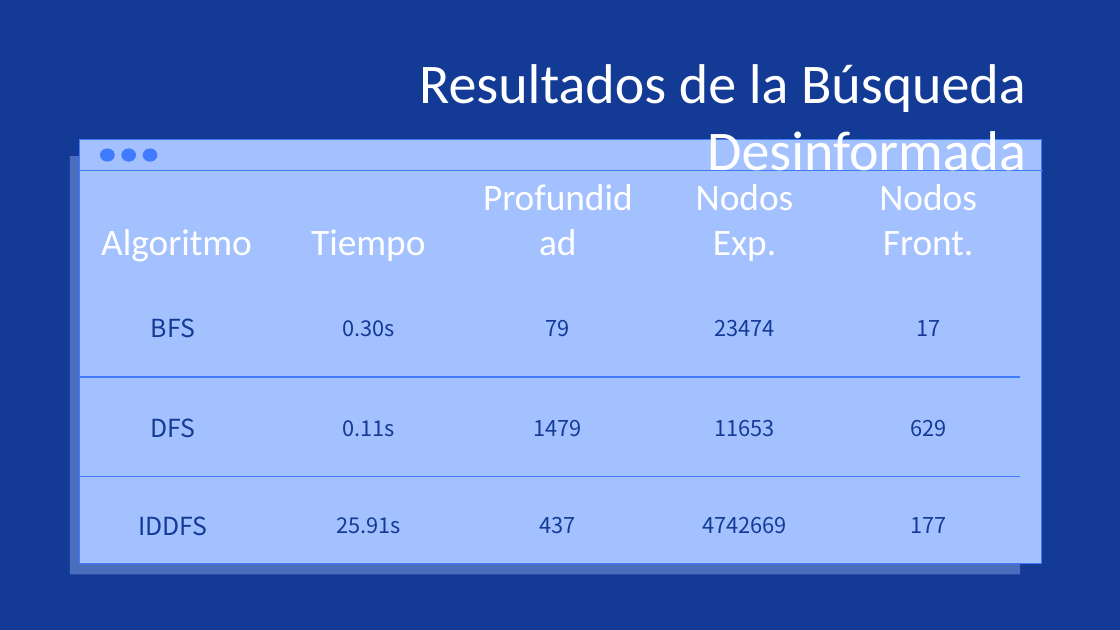
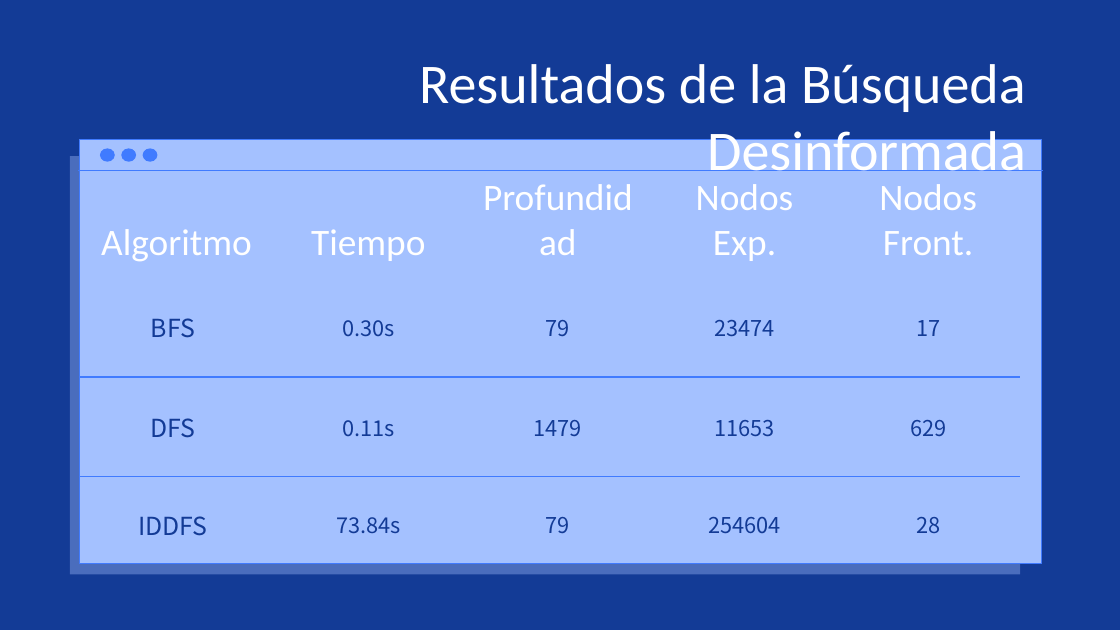
Before and after one commit to tpuig99/SIA, a slide deck: slide 6 of TP1/TP1.pptx. Drawn at 1120x630 pixels with LibreOffice and Linux fonts; fonts in the diff are those of the drawing. Boxes give left, top, right and bottom in pixels: in the first picture for what was removed or moved away, otherwise in the second. Text is boxed around its words. In the diff, an @@ line names an element or a change of style, - is before the commit and + after.

```diff
--- a/TP1/TP1.pptx
+++ b/TP1/TP1.pptx
@@ table at (80, 164, 1019, 540) @@
-row 4: IDDFS | 25.91s | 437 | 4742669 | 177
+row 4: IDDFS | 73.84s | 79 | 254604 | 28
```
Also in this commit, not shown: 7 other slides changed, 1 other file.
